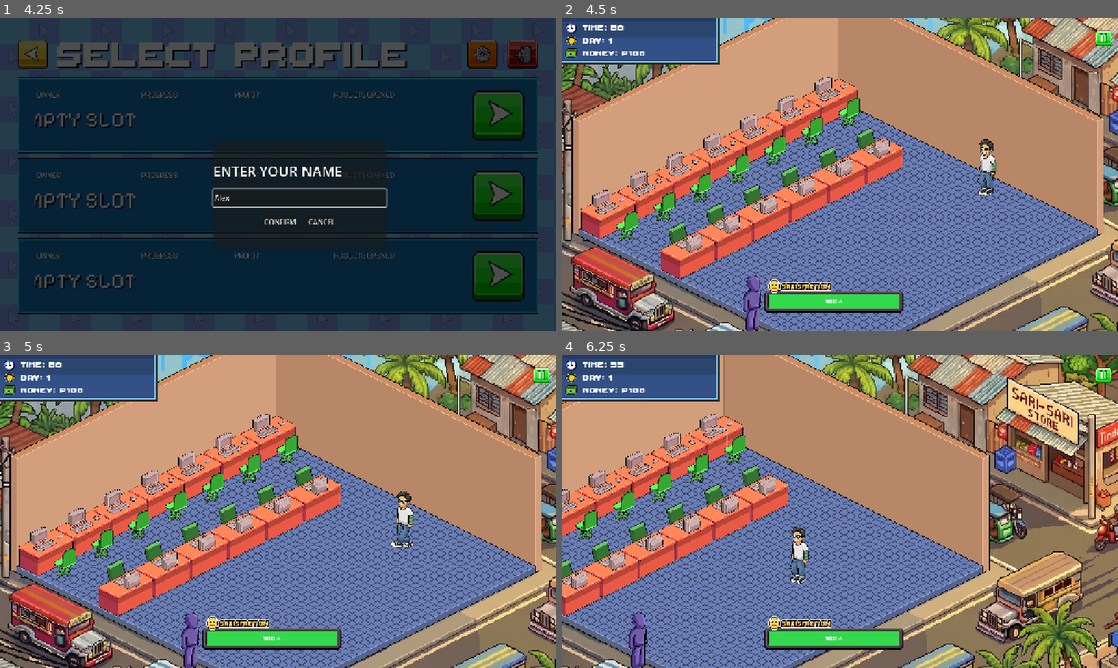
Above: before the commit, frames 1-4 (two rows, left to right).
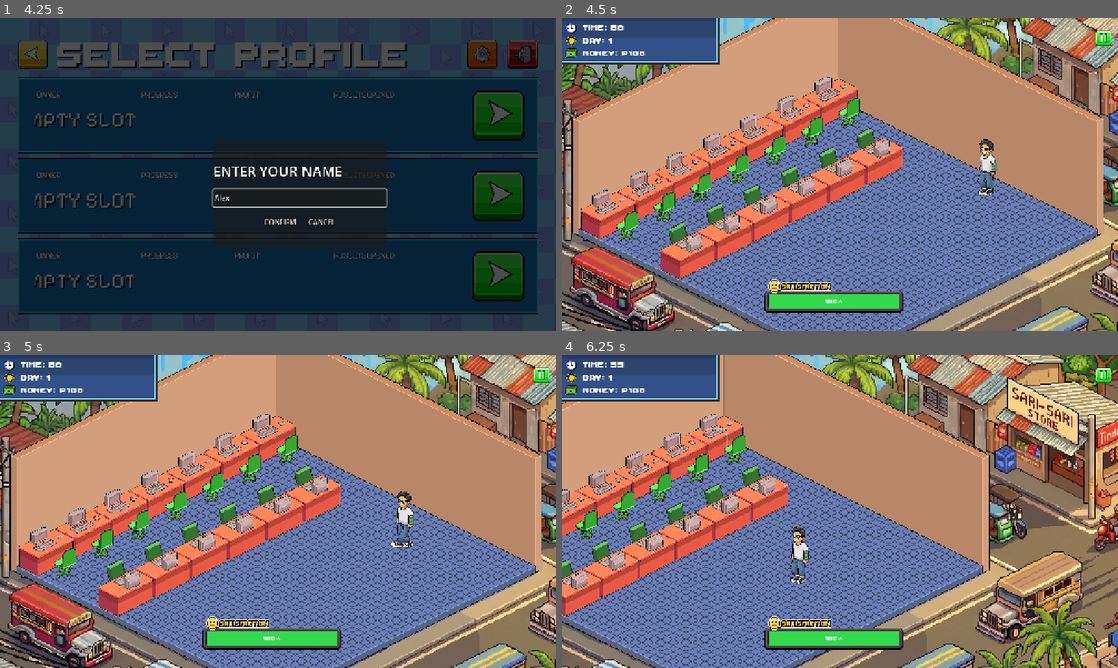
Above: after the commit, the same moments.

Repository: vinnyy-ph/gvd-project-overclocked
Game: Godot game, scene res://ui/main_menu_v2/MainMenuV2.tscn
The game is run twice, just before and just after one commit, with the same random seed, the same clock (stepped at 60 frames per second) and the same inputs. Sound files missing from this copy of the repository are replaced by a short silence.
Inputs (mouse positions are in pixels of both pictures, inside the frame that each line leads up to):
- Up to frame 1 (4.25 s): click (450, 105) at 0.5 s; click (278, 115) at 1.25 s; click (300, 199) at 2.02 s; type "Alex" at 2.1 s; click (278, 196) at 2.75 s; click (278, 274) at 3.5 s
- Up to frame 2 (4.5 s): click "CONFIRM" at 4.25 s
- Up to frame 3 (5 s): no input
- Up to frame 4 (6.25 s): click (828, 439) at 5.02 s; tap Enter at 5.75 s; move the mouse to (962, 495) at 5.77 s; hold Right (ui_right) from 5.78 s (still down); click (962, 495) at 5.92 s

Frame 1 is identical in both runs. In frame 2, 0.4% of the frame differs, in the area x 32-36%, y 82-100%; in frame 3, 0.4%; in frame 4, 0.5%, in the area x 12-16%, y 82-100%.

Commit message:
Make Customer a Sprite2D and improve drag/spawn
Convert Customer from Control to Sprite2D and refactor instancing/drag logic. Key changes:
- customer.gd: extend Sprite2D, treat self as sprite, avoid re-adding timers when already parented, fix tween to use original_scale, simplify chair visibility handling, and replace _gui_input with _input using hit tests for mouse/touch. Drag start/end now use global_position consistently and mark input handled.
- shop_floor_scrollable.gd/.tscn: use the CustomerWaiting Sprite2D node as the spawn template (duplicate) instead of preloading the walking_person scene; hide/disable the waiting_area in play and enable duplicated instances. Increase drop threshold and use the customer's global position when computing desk distances.
- assets/sprites/walking_person.tscn and shop_floor_scrollable.tscn: adjust waiting sprite position/z_index and wire the customer.gd script to the waiting template.
These changes make customers lighter-weight Sprite2D nodes, fix hit detection for dragging across input modes, prevent timer duplication, and streamline spawning from a waiting template.

Diff:
--- a/assets/sprites/walking_person.tscn
+++ b/assets/sprites/walking_person.tscn
@@ -14,6 +14,6 @@
 
 [node name="Sprite2D" type="Sprite2D" parent="." unique_id=265613417]
 z_index = 37
-position = Vector2(78.99999, 242)
+position = Vector2(-70.00001, 27.999985)
 scale = Vector2(0.55, 0.55)
 texture = ExtResource("1_waiting")
--- a/core/shop_floor/customer.gd
+++ b/core/shop_floor/customer.gd
@@ -1,4 +1,4 @@
-extends Control
+extends Sprite2D
 
 class_name Customer
 
@@ -9,10 +9,10 @@
 var target_position: Vector2 = Vector2.ZERO
 var chair_node: Node = null
 
-@onready var sprite = $Sprite2D
-@onready var revenue_timer = Timer.new()
-@onready var session_timer = Timer.new()
-@onready var issue_timer = Timer.new()
+@onready var sprite = self
+var revenue_timer = Timer.new()
+var session_timer = Timer.new()
+var issue_timer = Timer.new()
 
 signal arrived_at_pc
 signal exited_pc
@@ -24,17 +24,20 @@
 var original_waiting_position = Vector2.ZERO
 
 func _ready():
-	add_child(revenue_timer)
-	revenue_timer.wait_time = 2.0
-	revenue_timer.timeout.connect(_on_revenue_timeout)
-
-	add_child(session_timer)
-	session_timer.one_shot = true
-	session_timer.timeout.connect(_on_session_timeout)
-
-	add_child(issue_timer)
-	issue_timer.wait_time = randf_range(10.0, 20.0)
-	issue_timer.timeout.connect(_on_issue_timeout)
+	if not revenue_timer.get_parent():
+		add_child(revenue_timer)
+		revenue_timer.wait_time = 2.0
+		revenue_timer.timeout.connect(_on_revenue_timeout)
+
+	if not session_timer.get_parent():
+		add_child(session_timer)
+		session_timer.one_shot = true
+		session_timer.timeout.connect(_on_session_timeout)
+
+	if not issue_timer.get_parent():
+		add_child(issue_timer)
+		issue_timer.wait_time = randf_range(10.0, 20.0)
+		issue_timer.timeout.connect(_on_issue_timeout)
 
 	# Randomize session duration (15 to 40 seconds)
 	session_timer.wait_time = randf_range(15.0, 40.0)
@@ -59,8 +62,9 @@
 		# Subtle indication: quick scale bounce on the chair/desk
 		if chair_node:
 			var tween = create_tween()
-			tween.tween_property(chair_node, "scale", chair_node.scale * 1.1, 0.1).set_trans(Tween.TRANS_QUAD).set_ease(Tween.EASE_OUT)
-			tween.tween_property(chair_node, "scale", chair_node.scale, 0.1).set_trans(Tween.TRANS_QUAD).set_ease(Tween.EASE_IN)
+			var original_scale = chair_node.scale
+			tween.tween_property(chair_node, "scale", original_scale * 1.1, 0.1).set_trans(Tween.TRANS_QUAD).set_ease(Tween.EASE_OUT)
+			tween.tween_property(chair_node, "scale", original_scale, 0.1).set_trans(Tween.TRANS_QUAD).set_ease(Tween.EASE_IN)
 
 		_on_arrival()
 	else:
@@ -83,10 +87,9 @@
 	current_state = State.USING_PC
 	arrived_at_pc.emit()
 
-	# Hide walking sprite and show the sitting placeholder (chair)
+	# Hide walking sprite
 	sprite.visible = false
-	if chair_node is Control:
-		chair_node.visible = true
+	# Desk texture change is handled by signal in shop_floor_scrollable
 
 	revenue_timer.start()
 	session_timer.start()
@@ -121,10 +124,8 @@
 	revenue_timer.stop()
 	issue_timer.stop()
 
-	# Show walking sprite again and hide sitting placeholder
+	# Show walking sprite again
 	sprite.visible = true
-	if chair_node is Control:
-		chair_node.visible = false
 
 	var exit_pos = global_position + Vector2(1200, 200) # Default fallback
 	# Correct pathing to ExitPoint marker
@@ -141,41 +142,56 @@
 var is_selected = false
 var selection_tween: Tween = null
 
-func _gui_input(event):
+func _input(event):
 	if current_state != State.WAITING: return
 
 	if event is InputEventMouseButton:
 		if event.button_index == MOUSE_BUTTON_LEFT:
 			if event.pressed:
-				is_dragging = true
-				drag_offset = get_global_mouse_position() - global_position
-				original_waiting_position = global_position
-				drag_started.emit(self)
-				accept_event()
+				# Check if mouse is over sprite
+				var local_pos = to_local(get_global_mouse_position())
+				if texture:
+					var size = texture.get_size()
+					var rect = Rect2(-size/2, size)
+					if rect.has_point(local_pos):
+						is_dragging = true
+						drag_offset = get_global_mouse_position() - global_position
+						original_waiting_position = global_position
+						customer_selected.emit(self)
+						drag_started.emit(self)
+						get_viewport().set_input_as_handled()
 			elif is_dragging:
 				is_dragging = false
-				drag_ended.emit(self, get_global_mouse_position())
-				accept_event()
+				drag_ended.emit(self, global_position)
+				get_viewport().set_input_as_handled()
 
 	elif event is InputEventMouseMotion and is_dragging:
 		global_position = get_global_mouse_position() - drag_offset
-		accept_event()
+		get_viewport().set_input_as_handled()
 
 	elif event is InputEventScreenTouch:
 		if event.pressed:
-			is_dragging = true
-			drag_offset = get_global_mouse_position() - global_position
-			original_waiting_position = global_position
-			drag_started.emit(self)
-			accept_event()
+			var mouse_pos = get_canvas_transform().affine_inverse() * event.position
+			var local_pos = to_local(mouse_pos)
+			if texture:
+				var size = texture.get_size()
+				var rect = Rect2(-size/2, size)
+				if rect.has_point(local_pos):
+					is_dragging = true
+					drag_offset = mouse_pos - global_position
+					original_waiting_position = global_position
+					customer_selected.emit(self)
+					drag_started.emit(self)
+					get_viewport().set_input_as_handled()
 		elif is_dragging:
 			is_dragging = false
-			drag_ended.emit(self, get_global_mouse_position())
-			accept_event()
+			drag_ended.emit(self, global_position)
+			get_viewport().set_input_as_handled()
 
 	elif event is InputEventScreenDrag and is_dragging:
-		global_position = get_global_mouse_position() - drag_offset
-		accept_event()
+		var mouse_pos = get_canvas_transform().affine_inverse() * event.position
+		global_position = mouse_pos - drag_offset
+		get_viewport().set_input_as_handled()
 
 func set_selection(selected: bool):
 	is_selected = selected
--- a/core/shop_floor/shop_floor_scrollable.gd
+++ b/core/shop_floor/shop_floor_scrollable.gd
@@ -20,7 +20,6 @@
 
 @onready var customer_container = $World/Background/CustomerContainer
 @onready var waiting_area = $World/Background/CustomerWaiting
-@onready var customer_scene = preload("res://assets/sprites/walking_person.tscn")
 
 var selected_customer: Customer = null
 signal customer_selected(customer)
@@ -92,6 +91,10 @@
 		_update_desk_texture(slot_idx)
 
 	# --- RESTORE PERSISTED CUSTOMERS ---
+	if waiting_area:
+		waiting_area.visible = false
+		waiting_area.process_mode = PROCESS_MODE_DISABLED
+
 	_restore_customers()
 	update_hud()
 
@@ -126,8 +129,11 @@
 
 func _restore_customers():
 	for data in GameManager.persisted_customers:
-		var customer = customer_scene.instantiate()
+		var customer = waiting_area.duplicate()
 		customer_container.add_child(customer)
+		customer.process_mode = PROCESS_MODE_INHERIT
+		customer.visible = true
+
 		customer.customer_selected.connect(_on_customer_selected)
 		customer.drag_started.connect(_on_customer_drag_started)
 		customer.drag_ended.connect(_on_customer_drag_ended)
@@ -175,11 +181,13 @@
 func _on_customer_drag_started(_customer: Customer):
 	is_customer_dragging = true
 
-func _on_customer_drag_ended(customer: Customer, global_pos: Vector2):
+func _on_customer_drag_ended(customer: Customer, _global_pos: Vector2):
 	is_customer_dragging = false
 
-	var best_dist = 250.0 # Threshold for dropping (increased for better feel)
+	var best_dist = 400.0 # Increased threshold for easier dropping
 	var best_slot = -1
+
+	var drop_point = customer.global_position
 
 	var unlocked_slots = 13 if every_pc_unlocked else GameManager.get_unlocked_slots()
 
@@ -189,7 +197,7 @@
 		if GameManager.occupied_slots[i]: continue
 		if i >= unlocked_slots: continue
 
-		var dist = global_pos.distance_to(desk.global_position)
+		var dist = drop_point.distance_to(desk.global_position)
 		if dist < best_dist:
 			best_dist = dist
 			best_slot = i
@@ -305,8 +313,11 @@
 		if child is Customer and child.current_state == Customer.State.WAITING:
 			waiting_count += 1
 
-	var customer = customer_scene.instantiate()
+	var customer = waiting_area.duplicate()
 	customer_container.add_child(customer)
+	customer.process_mode = PROCESS_MODE_INHERIT
+	customer.visible = true
+
 	customer.customer_selected.connect(_on_customer_selected)
 	customer.drag_started.connect(_on_customer_drag_started)
 	customer.drag_ended.connect(_on_customer_drag_ended)
--- a/core/shop_floor/shop_floor_scrollable.tscn
+++ b/core/shop_floor/shop_floor_scrollable.tscn
@@ -13,6 +13,7 @@
 [ext_resource type="Texture2D" uid="uid://dhfcdmvxc2y6q" path="res://assets/images/statsicon.png" id="9_u2yt3"]
 [ext_resource type="Texture2D" uid="uid://cw07bd74n6wfj" path="res://assets/images/shop_floor/waitingcustomer.png" id="10_jajnr"]
 [ext_resource type="Texture2D" uid="uid://cqlx8thi523as" path="res://assets/sprites/walking_person.png" id="11_8jxs8"]
+[ext_resource type="Script" uid="uid://dxcwquqxg4aq4" path="res://core/shop_floor/customer.gd" id="11_f7hrx"]
 [ext_resource type="Texture2D" uid="uid://cqjnxbqwb1xsn" path="res://assets/images/continue.png" id="12_am8fm"]
 [ext_resource type="Script" uid="uid://c157mbb0pqg2x" path="res://core/shop_floor/animated_sprite_2d.gd" id="12_f7hrx"]
 [ext_resource type="Texture2D" uid="uid://d4be7unxpmdlh" path="res://assets/images/pausepanel.png" id="12_ghd6s"]
@@ -319,9 +320,11 @@
 script = ExtResource("12_f7hrx")
 
 [node name="CustomerWaiting" type="Sprite2D" parent="World/Background" unique_id=744454501]
-position = Vector2(-444.2857, 652.8571)
+z_index = 37
+position = Vector2(-95.714264, 860)
 scale = Vector2(0.6091899, 0.6091899)
 texture = ExtResource("10_jajnr")
+script = ExtResource("11_f7hrx")
 
 [node name="MainCamera" type="Camera2D" parent="." unique_id=743193101]
 position = Vector2(640, 724)
